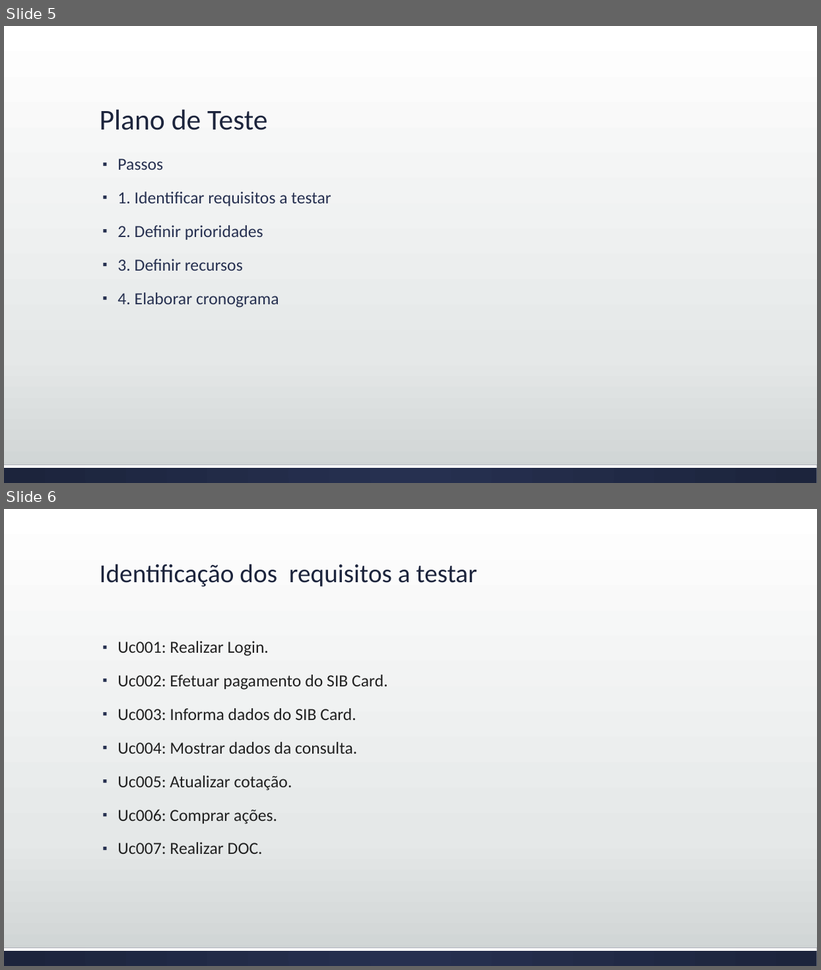
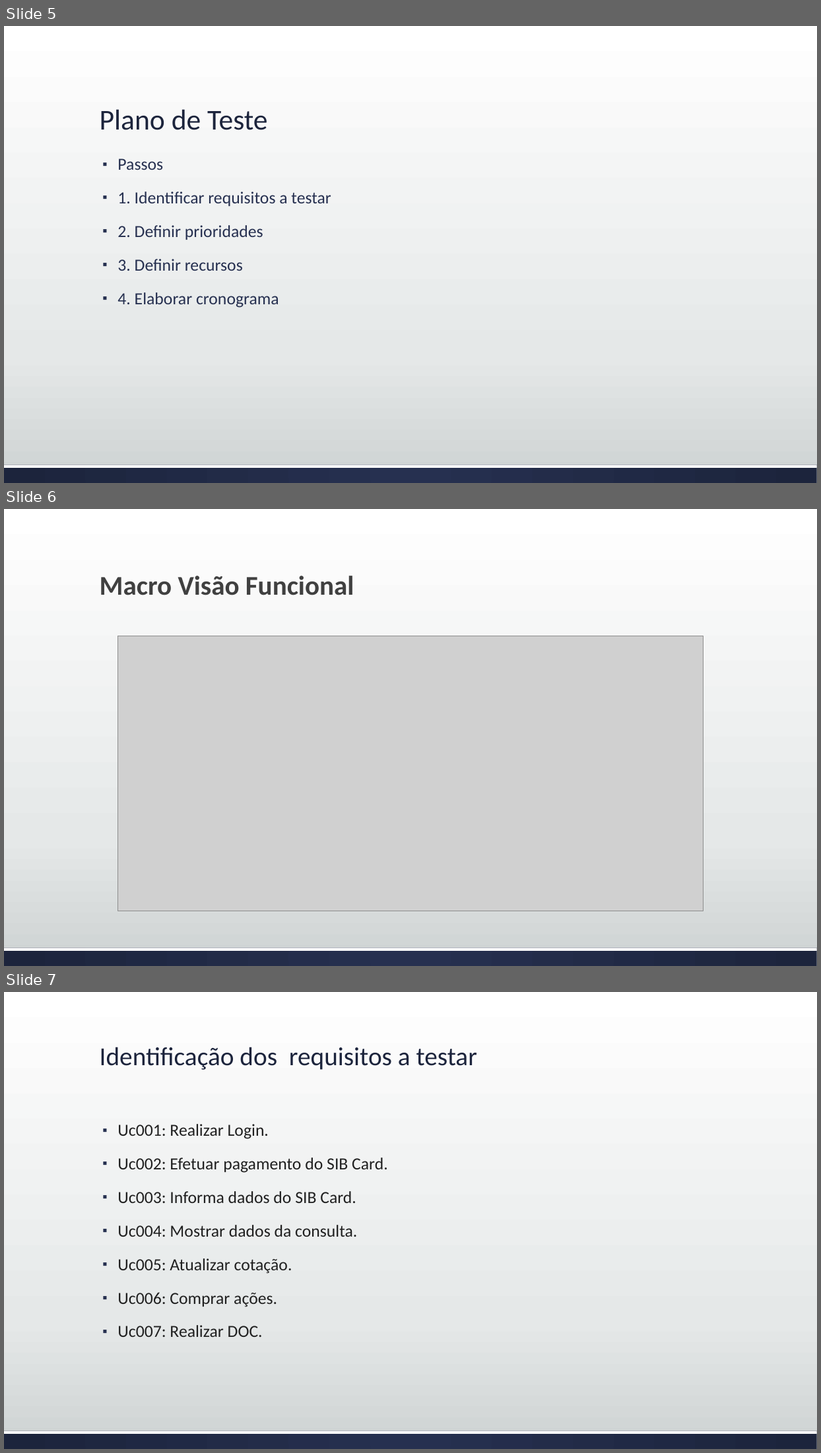
Before and after one commit to josimarpe/SIB, a slide deck: Requisitos/Plano de Projeto 1.pptx. Shown one above the other, each under a label of ours: slides 5 and 6 before the commit, slides 5, 6 and 7 after it. The pictures are 821x970 and 821x1453 pixels, drawn with LibreOffice and Linux fonts; fonts in the diff are those of the drawing; grey boxes stand for pictures. Boxes give left, top, right and bottom in pixels: in the first picture for what was removed or moved away, otherwise in the second. Text is boxed around its words. In the diff, an @@ line names an element or a change of style, - is before the commit and + after.

```diff
--- a/Requisitos/Plano de Projeto 1.pptx
+++ b/Requisitos/Plano de Projeto 1.pptx
@@ slide 6 added at (x1=4, y1=509, x2=817, y2=966), background gradient #FFFFFF to #E5E8E8 to #CDD2D2; not listed: 2 template elements that a slide beside it also shows @@
@@ title added at (x1=100, y1=576, x2=354, y2=595), 32 pt, text #404040, bold @@
+  Macro Visão Funcional
@@ picture added at (x1=118, y1=636, x2=703, y2=911) @@
@@ what was slide 6 is now slide 7 @@
```
Also in this commit, not shown: 1 slide changed.
